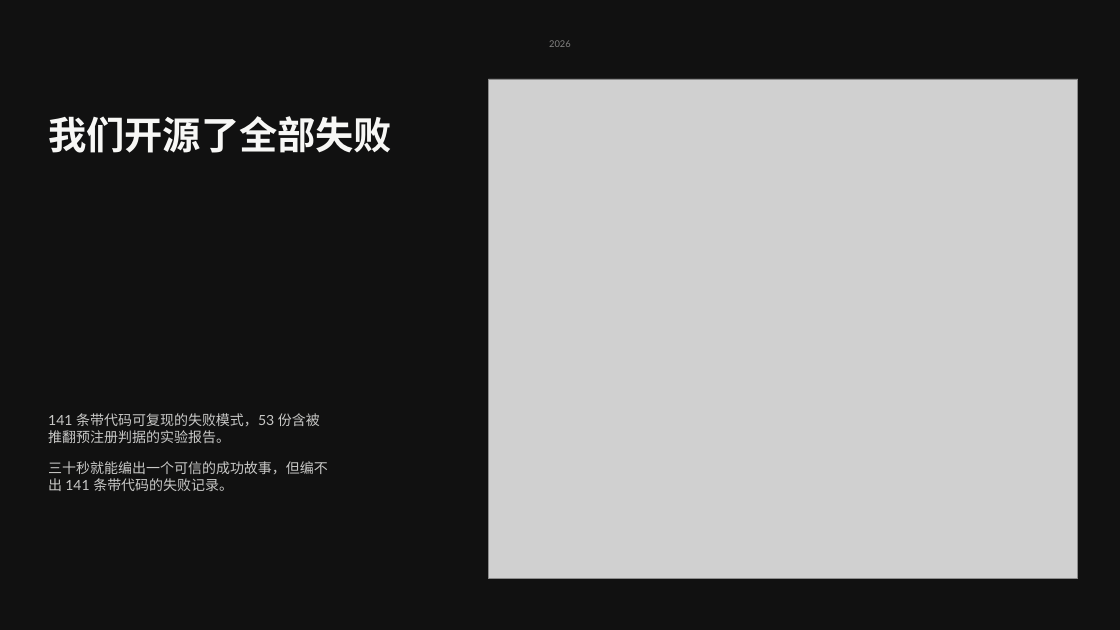
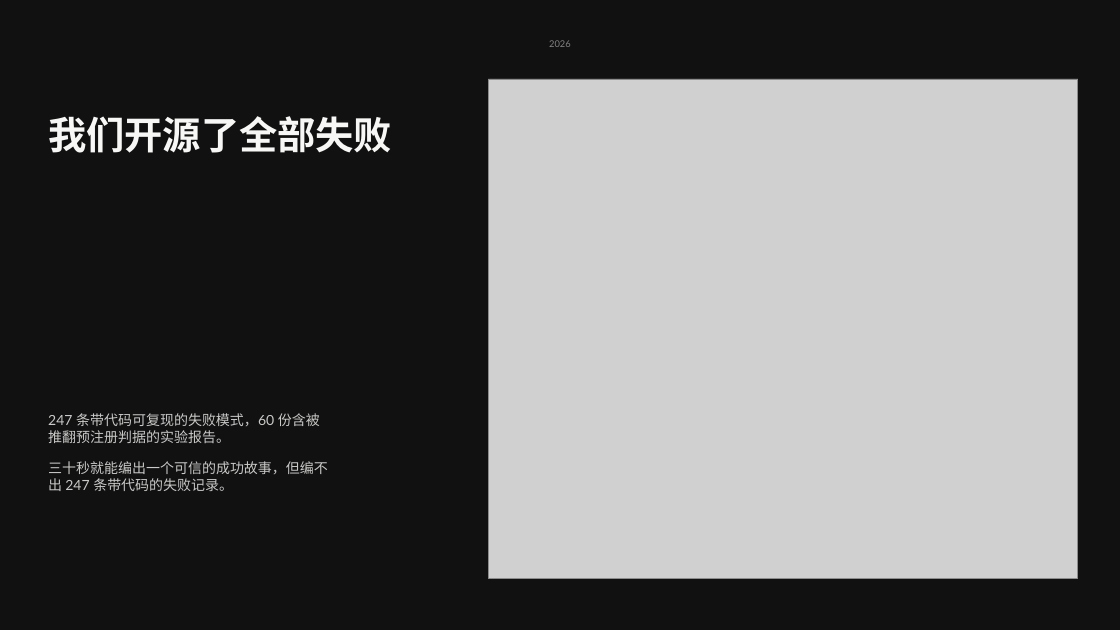
Before and after one commit to zhumeiyan/luoshen-o1, a slide deck: slide 12 of docs/洛神O1_路演deck.pptx. Drawn at 1120x630 pixels with LibreOffice and Linux fonts; fonts in the diff are those of the drawing; grey boxes stand for pictures. Boxes give left, top, right and bottom in pixels: in the first picture for what was removed or moved away, otherwise in the second. Text is boxed around its words. In the diff, an @@ line names an element or a change of style, - is before the commit and + after.

```diff
--- a/docs/洛神O1_路演deck.pptx
+++ b/docs/洛神O1_路演deck.pptx
@@ text at [48, 413, 328, 491]: text changed @@
-141 条带代码可复现的失败模式，53 份含被推翻预注册判据的实验报告。
-三十秒就能编出一个可信的成功故事，但编不出 141 条带代码的失败记录。
+247 条带代码可复现的失败模式，60 份含被推翻预注册判据的实验报告。
+三十秒就能编出一个可信的成功故事，但编不出 247 条带代码的失败记录。
```
Also in this commit, not shown: 3 other files.
